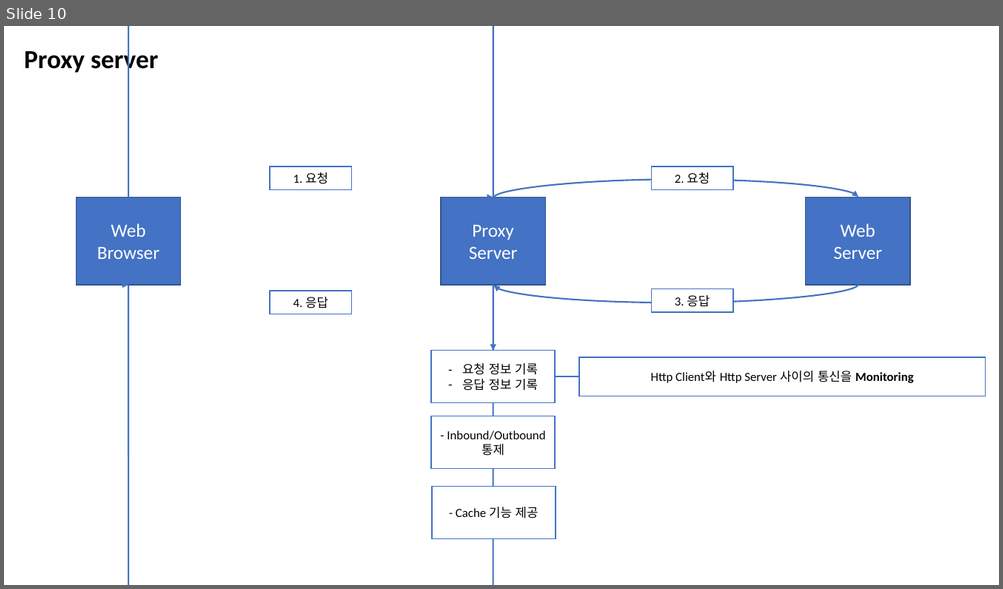
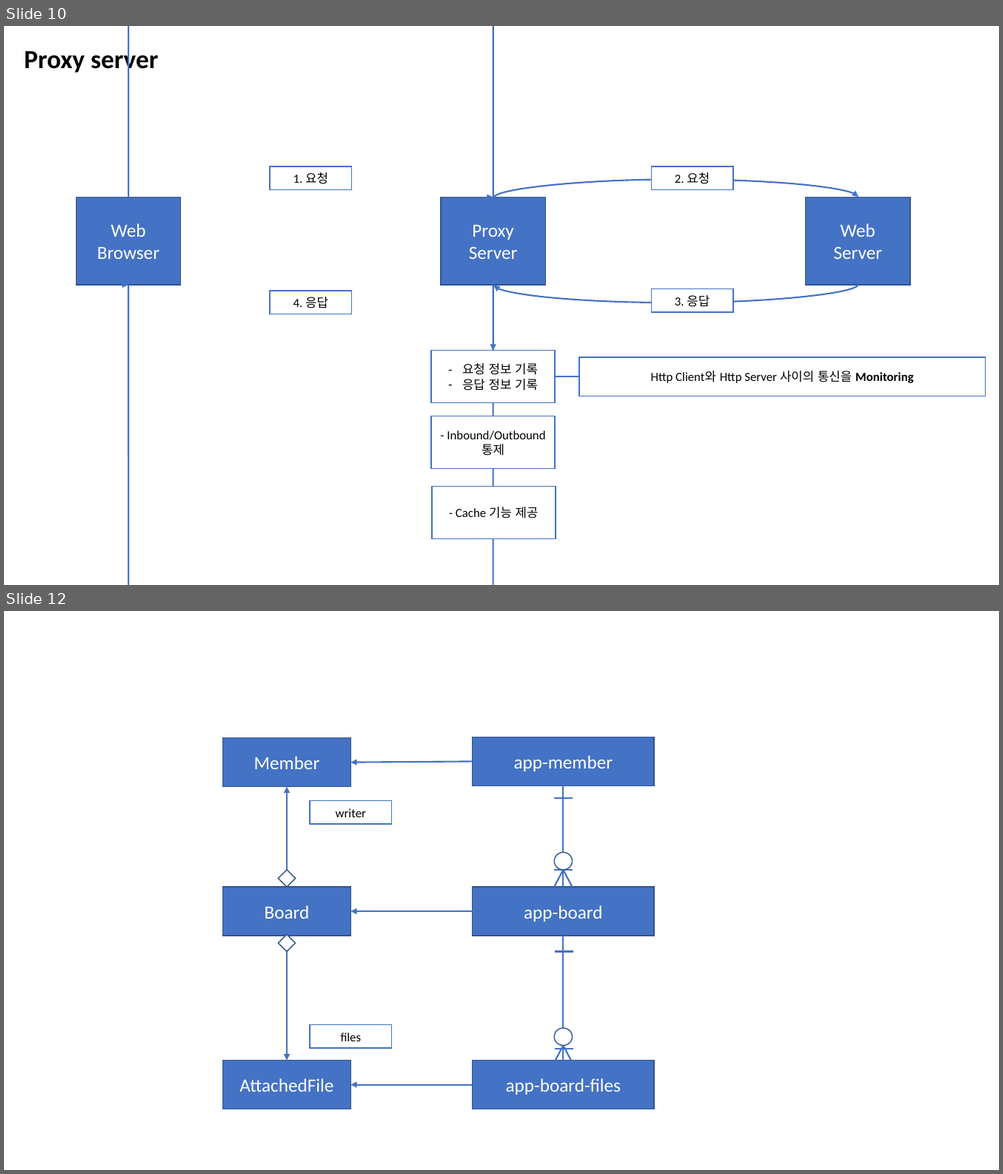
Before and after one commit to Dingadung/2022-study-workspace, a slide deck: study-note/자바/2022-09-30 내용정리.pptx. Shown one above the other, each under a label of ours: slide 10 before the commit, slides 10 and 12 after it; the slides between them are not shown. The pictures are 1003x589 and 1003x1174 pixels, drawn with LibreOffice and Linux fonts; fonts in the diff are those of the drawing. Boxes give left, top, right and bottom in pixels: in the first picture for what was removed or moved away, otherwise in the second. Text is boxed around its words. In the diff, an @@ line names an element or a change of style, - is before the commit and + after.

```diff
--- a/study-note/자바/2022-09-30 내용정리.pptx
+++ b/study-note/자바/2022-09-30 내용정리.pptx
@@ slide 12 added at box(4, 611, 999, 1170), background #FFFFFF @@
@@ rectangle added at box(222, 738, 350, 787), fill #4472C4, outline #325491 1 pt, 18 pt, text #FFFFFF @@
+Member
@@ rectangle added at box(472, 737, 654, 786), fill #4472C4, outline #325491 1 pt, 18 pt, text #FFFFFF @@
+app-member
@@ arrow added from (472, 762) to (351, 763), #4472C4 1.5 pt @@
@@ arrow added from (287, 887) to (287, 787), #4472C4 1.5 pt @@
@@ line added from (563, 786) to (563, 887), #4472C4 1.5 pt @@
@@ rectangle added at box(310, 801, 392, 824), fill #FFFFFF, outline #4472C4 1 pt, 12 pt, text #000000 @@
+writer
@@ line added from (554, 798) to (572, 798), #4472C4 1.5 pt @@
@@ ellipse added at box(554, 853, 572, 870), fill #FFFFFF, outline #325491 1 pt @@
@@ diamond added at box(278, 870, 295, 887), fill #FFFFFF, outline #325491 1 pt @@
@@ line added from (554, 870) to (572, 870), #4472C4 1.5 pt @@
@@ line added from (563, 870) to (554, 887), #4472C4 1.5 pt @@
@@ line added from (563, 870) to (572, 887), #4472C4 1.5 pt @@
@@ rectangle added at box(222, 887, 350, 937), fill #4472C4, outline #325491 1 pt, 18 pt, text #FFFFFF @@
+Board
@@ rectangle added at box(472, 887, 654, 937), fill #4472C4, outline #325491 1 pt, 18 pt, text #FFFFFF @@
+app-board
@@ arrow added from (472, 911) to (351, 911), #4472C4 1.5 pt @@
@@ diamond added at box(278, 935, 295, 952), fill #FFFFFF, outline #325491 1 pt @@
@@ arrow added from (287, 937) to (287, 1061), #4472C4 1.5 pt @@
@@ line added from (563, 937) to (563, 1061), #4472C4 1.5 pt @@
@@ line added from (555, 952) to (573, 952), #4472C4 1.5 pt @@
@@ rectangle added at box(310, 1025, 392, 1048), fill #FFFFFF, outline #4472C4 1 pt, 12 pt, text #000000 @@
+files
@@ ellipse added at box(554, 1028, 572, 1045), fill #FFFFFF, outline #325491 1 pt @@
@@ line added from (563, 1046) to (554, 1063), #4472C4 1.5 pt @@
@@ line added from (555, 1049) to (573, 1049), #4472C4 1.5 pt @@
@@ line added from (563, 1046) to (572, 1063), #4472C4 1.5 pt @@
@@ rectangle added at box(222, 1061, 350, 1111), fill #4472C4, outline #325491 1 pt, 18 pt, text #FFFFFF @@
+AttachedFile
@@ rectangle added at box(472, 1061, 654, 1111), fill #4472C4, outline #325491 1 pt, 18 pt, text #FFFFFF @@
+app-board-files
@@ arrow added from (472, 1085) to (351, 1085), #4472C4 1.5 pt @@
```
Also in this commit, not shown: 1 other slide added, 4 other files.
